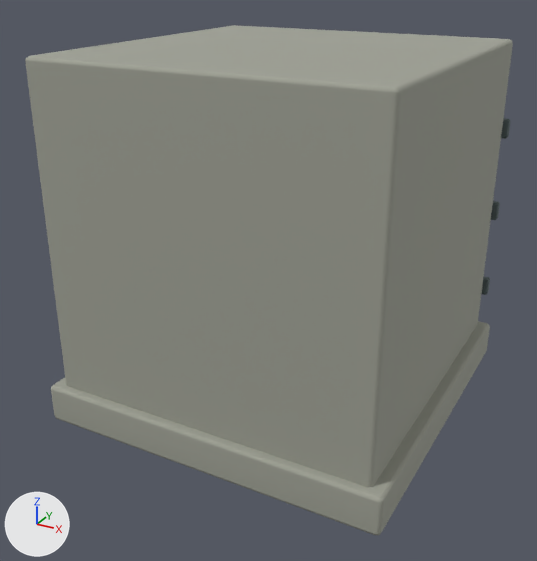
One commit to the Blender file tools/godot-campaign/structure-art/blend/abutment-base-1.blend: the scene before it, then after it.
Rendered twice from a camera (50 mm lens) standing at (0.898, -1.751, 1.205) and looking at (-0.023, -0.076, 0.368). Arrows for +X, +Y and +Z are at lower left; the lights stay in place. The older version comes first.

In view in the first picture: 'abutment_0', 'abutment_1'.
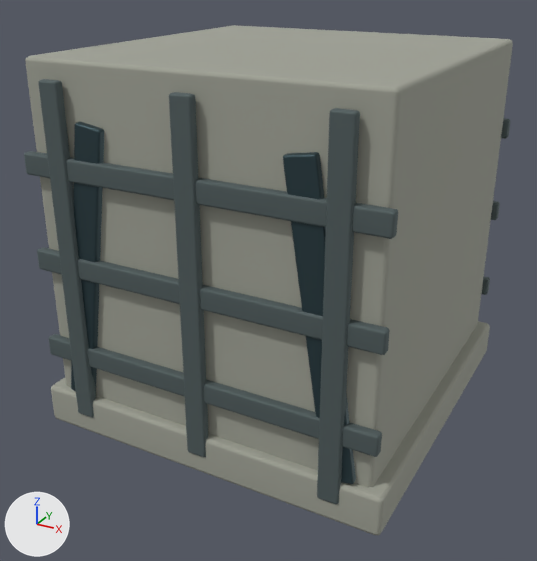
Changed parts and their boxes [x1, y1, x2, y2] in the pictures (537 x 561 px):
'abutment_0', reshaped (mostly hidden before)
    before: [481, 118, 511, 295]
    after: [24, 79, 511, 504]
'abutment_2', reshaped (not visible before)
    after: [71, 122, 356, 484]
part 1 of me_cube_002, added
    after: [49, 334, 382, 457]
part 2 of me_cube_002, added
    after: [37, 247, 390, 355]
part 3 of me_cube_002, added
    after: [24, 151, 398, 239]
part 4 of me_cube_002, added
    after: [38, 79, 96, 418]
part 5 of me_cube_002, added
    after: [169, 92, 209, 457]
part 6 of me_cube_002, added
    after: [317, 108, 360, 504]
part 7 of me_cube_008, added (dark cyan)
    after: [71, 122, 104, 391]
part 8 of me_cube_008, added (dark cyan)
    after: [283, 152, 356, 484]

The change, as a list of edits to the scene's bpy script:
```text
Change me_cube_002:
    used by ob_abutment_0; location = (0.0, 0.0, 0.0); rotation_euler = (1.571, 0.0, 0.0), in degrees (90, 0, 0)
    remove me_cube_002.from_pydata(...)  # 336 vertices, 324 faces; spans x -0.47..0.47, y 0.055..0.945, z -0.495..-0.461
    add me_cube_002.from_pydata(...)  # 672 vertices, 648 faces; spans x -0.47..0.47, y 0.055..0.945, z -0.495..0.495
    me_cube_002 part 1: the loose piece of 56 vertices spanning x -0.47..0.47, y 0.212..0.267, z -0.488..-0.461 is copied, and the copy is moved by (0.0, 0.0, 0.95); it spans x -0.47..0.47, y 0.212..0.267, z 0.461..0.488
    me_cube_002 part 2: the loose piece of 56 vertices spanning x -0.47..0.47, y 0.463..0.517, z -0.488..-0.461 is copied, and the copy is moved by (0.0, 0.0, 0.95); it spans x -0.47..0.47, y 0.463..0.517, z 0.461..0.488
    me_cube_002 part 3: the loose piece of 56 vertices spanning x -0.47..0.47, y 0.713..0.767, z -0.488..-0.461 is copied, and the copy is moved by (0.0, 0.0, 0.95); it spans x -0.47..0.47, y 0.713..0.767, z 0.461..0.488
    me_cube_002 part 4: the loose piece of 56 vertices spanning x -0.388..-0.333, y 0.055..0.945, z -0.495..-0.471 is copied, and the copy is moved by (0.0, 0.0, 0.966); it spans x -0.388..-0.333, y 0.055..0.945, z 0.471..0.495
    me_cube_002 part 5: the loose piece of 56 vertices spanning x -0.027..0.027, y 0.055..0.945, z -0.495..-0.471 is copied, and the copy is moved by (0.0, 0.0, 0.966); it spans x -0.027..0.027, y 0.055..0.945, z 0.471..0.495
    me_cube_002 part 6: the loose piece of 56 vertices spanning x 0.333..0.388, y 0.055..0.945, z -0.495..-0.471 is copied, and the copy is moved by (0.0, 0.0, 0.966); it spans x 0.333..0.388, y 0.055..0.945, z 0.471..0.495
Change me_cube_008:
    used by ob_abutment_2; location = (0.0, 0.0, 0.0); rotation_euler = (1.571, 0.0, 0.0), in degrees (90, 0, 0)
    remove me_cube_008.from_pydata(...)  # 112 vertices, 108 faces; spans x -0.416..0.416, y 0.105..0.855, z -0.483..-0.438
    add me_cube_008.from_pydata(...)  # 224 vertices, 216 faces; spans x -0.416..0.416, y 0.105..0.855, z -0.483..0.483
    me_cube_008 part 7: the loose piece of 56 vertices spanning x -0.416..-0.23, y 0.105..0.855, z -0.483..-0.438 is copied, and the copy is moved by (0.0, 0.0, 0.92); it spans x -0.416..-0.23, y 0.105..0.855, z 0.438..0.483
    me_cube_008 part 8: the loose piece of 56 vertices spanning x 0.23..0.416, y 0.105..0.855, z -0.483..-0.438 is copied, and the copy is moved by (0.0, 0.0, 0.92); it spans x 0.23..0.416, y 0.105..0.855, z 0.438..0.483
```
